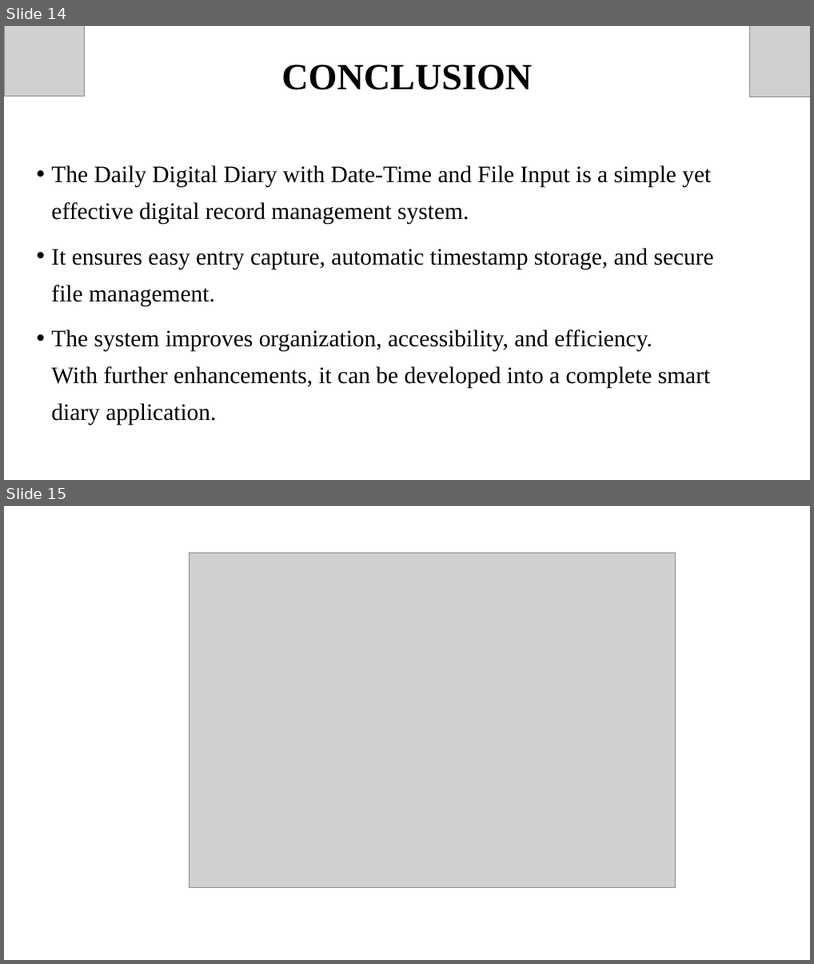
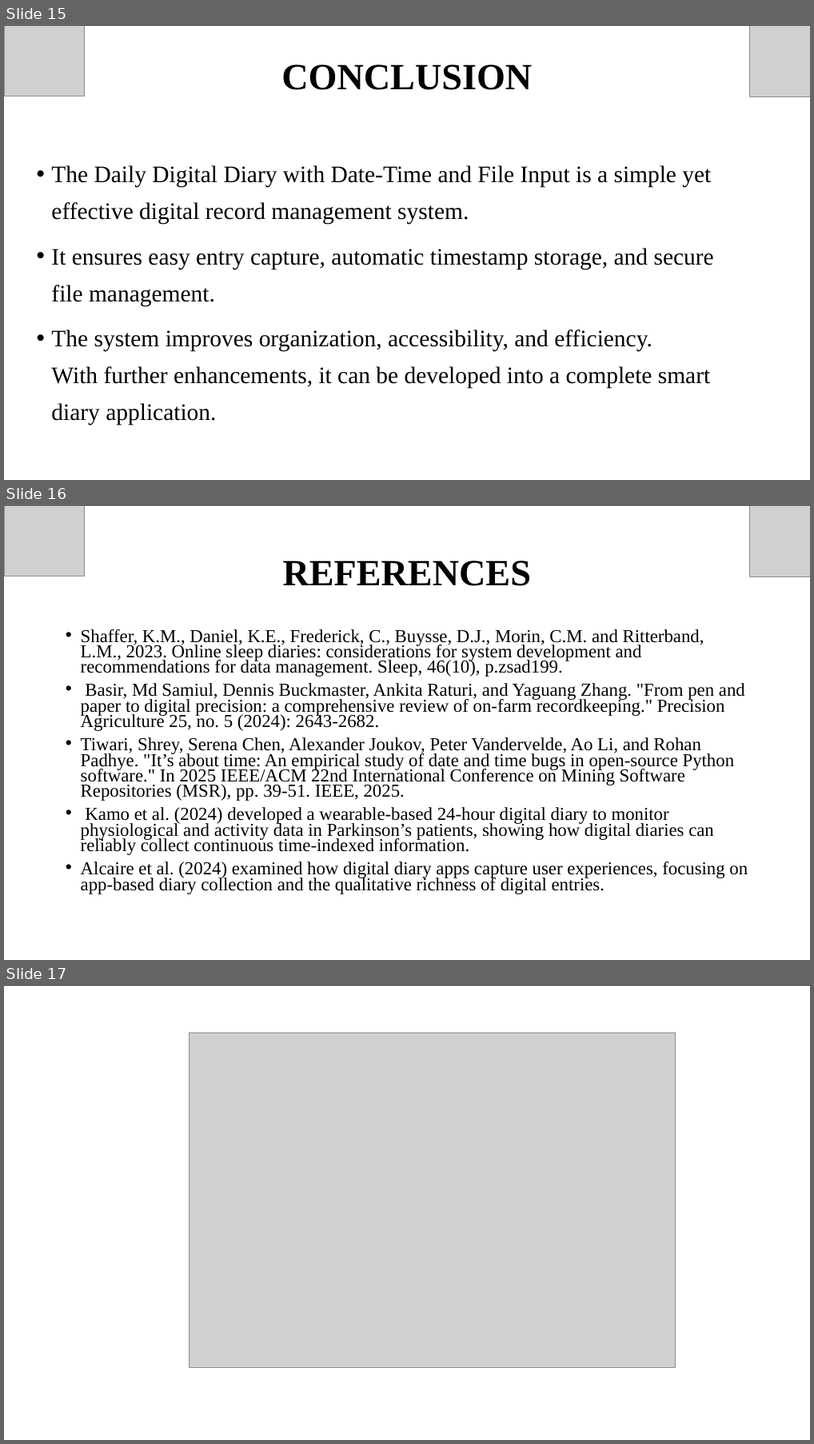
Before and after one commit to 192524483simats-coder/DEVADHARSHINI-E, a slide deck: 192524483_DEVADHARSHINI E PYTHON.pptx. Shown one above the other, each under a label of ours: slides 14 and 15 before the commit, slides 15, 16 and 17 after it. The pictures are 814x964 and 814x1444 pixels, drawn with LibreOffice and Linux fonts; fonts in the diff are those of the drawing; grey boxes stand for pictures. Boxes give left, top, right and bottom in pixels: in the first picture for what was removed or moved away, otherwise in the second. Text is boxed around its words. In the diff, an @@ line names an element or a change of style, - is before the commit and + after.

```diff
--- a/192524483_DEVADHARSHINI E PYTHON.pptx
+++ b/192524483_DEVADHARSHINI E PYTHON.pptx
@@ slide 16 added at [4,506,810,960], background #FFFFFF @@
@@ picture added at [4,506,85,576] @@
@@ picture added at [750,506,810,576] @@
@@ title added at [283,560,531,586], 44 pt, text #000000, bold @@
+REFERENCES
@@ text added at [81,629,748,894], 21.7 pt, text #000000 @@
+• Shaffer, K.M., Daniel, K.E., Frederick, C., Buysse, D.J., Morin, C.M. and Ritterband, L.M., 2023. Online sleep diaries: considerations for system development and recommendations for data management. Sleep, 46(10), p.zsad199.
+• Basir, Md Samiul, Dennis Buckmaster, Ankita Raturi, and Yaguang Zhang. "From pen and paper to digital precision: a comprehensive review of on-farm recordkeeping." Precision Agriculture 25, no. 5 (2024): 2643-2682.
+• Tiwari, Shrey, Serena Chen, Alexander Joukov, Peter Vandervelde, Ao Li, and Rohan Padhye. "It’s about time: An empirical study of date and time bugs in open-source Python software." In 2025 IEEE/ACM 22nd International Conference on Mining Software Repositories (MSR), pp. 39-51. IEEE, 2025.
+• Kamo et al. (2024) developed a wearable-based 24-hour digital diary to monitor physiological and activity data in Parkinson’s patients, showing how digital diaries can reliably collect continuous time-indexed information.
+• Alcaire et al. (2024) examined how digital diary apps capture user experiences, focusing on app-based diary collection and the qualitative richness of digital entries.
@@ what was slide 14 is now slide 15 @@
@@ what was slide 15 is now slide 17 @@
```
Also in this commit, not shown: 3 slides changed, 1 other slide added.
